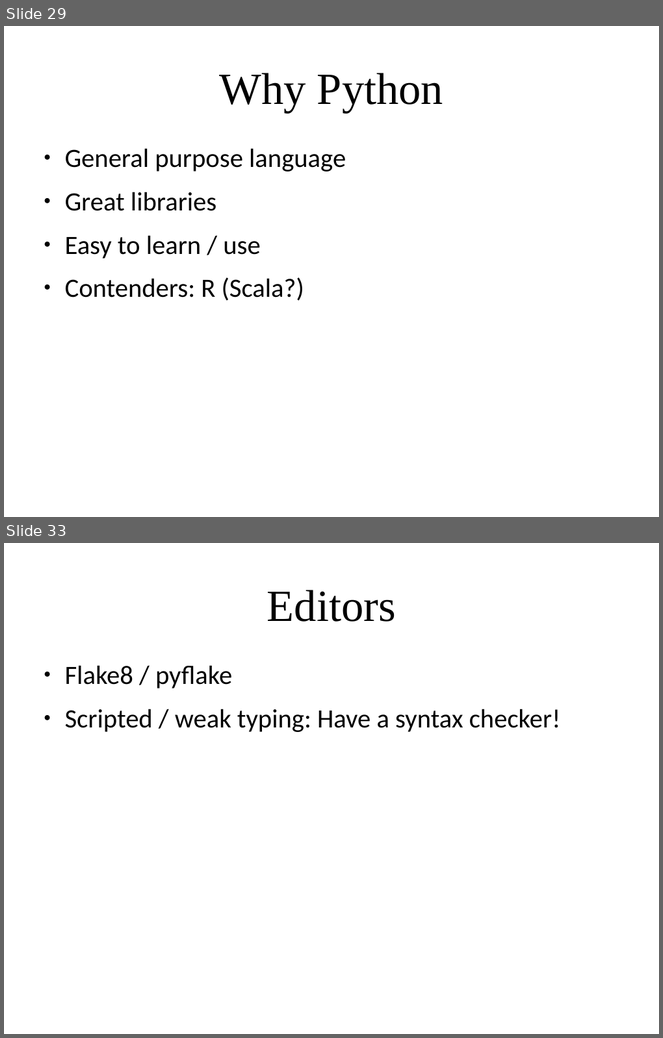
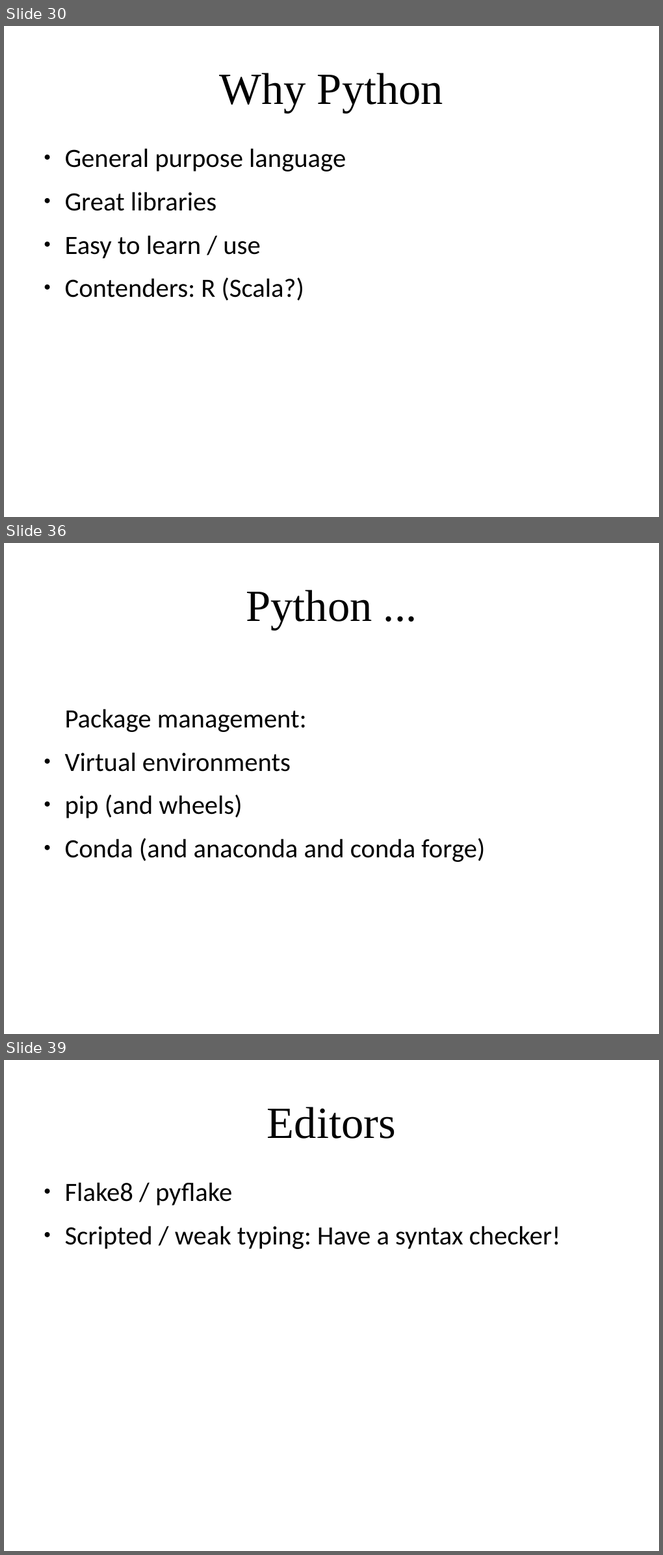
Before and after one commit to amueller/applied_ml_spring_2017, a slide deck: slides/aml-02-012317.odp. Shown one above the other, each under a label of ours: slides 29 and 33 before the commit, slides 30, 36 and 39 after it; the slides between them are not shown. The pictures are 663x1038 and 663x1555 pixels, drawn with LibreOffice and Linux fonts; fonts in the diff are those of the drawing. Boxes give left, top, right and bottom in pixels: in the first picture for what was removed or moved away, otherwise in the second. Text is boxed around its words. In the diff, an @@ line names an element or a change of style, - is before the commit and + after.

```diff
--- a/slides/aml-02-012317.odp
+++ b/slides/aml-02-012317.odp
@@ slide 36 added at <box>4,543,659,1034</box>, background #FFFFFF @@
@@ title added at <box>246,590,372,630</box>, 54 pt, text #000000 @@
+Python ...
@@ text added at <box>65,709,485,862</box>, 32 pt, text #000000 @@
+Package management:
+● Virtual environments
+● pip (and wheels)
+● Conda (and anaconda and conda forge)
@@ what was slide 29 is now slide 30 @@
@@ what was slide 33 is now slide 39 @@
```
Also in this commit, not shown: 4 slides changed, 5 other slides added, 1 slide removed.
